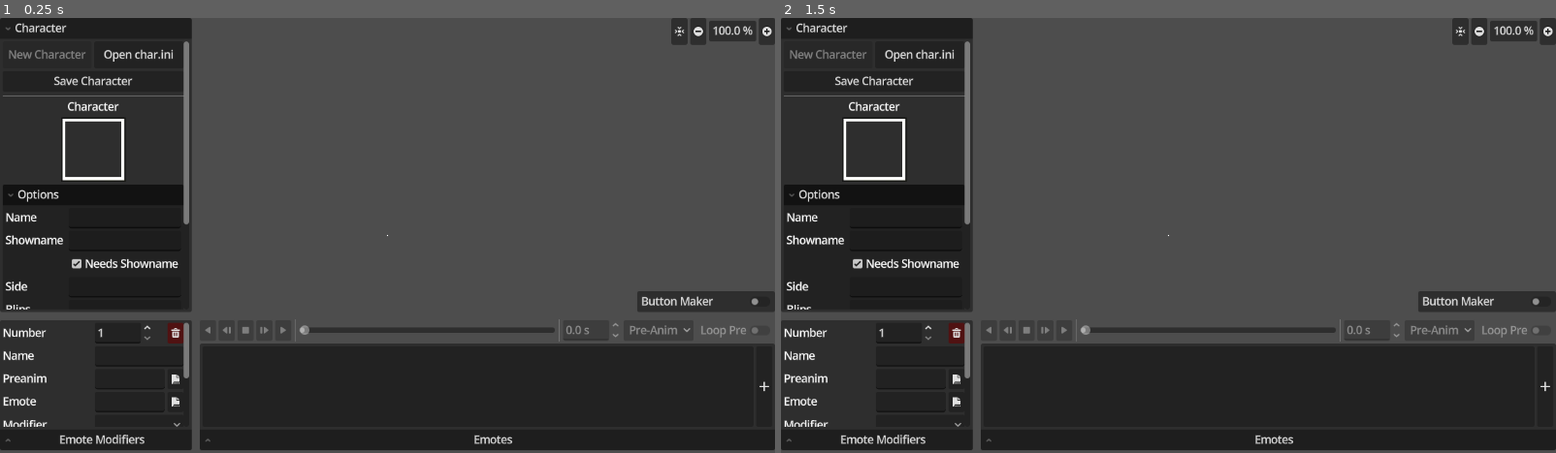
Above: before the commit, frames 1-2 (left to right).
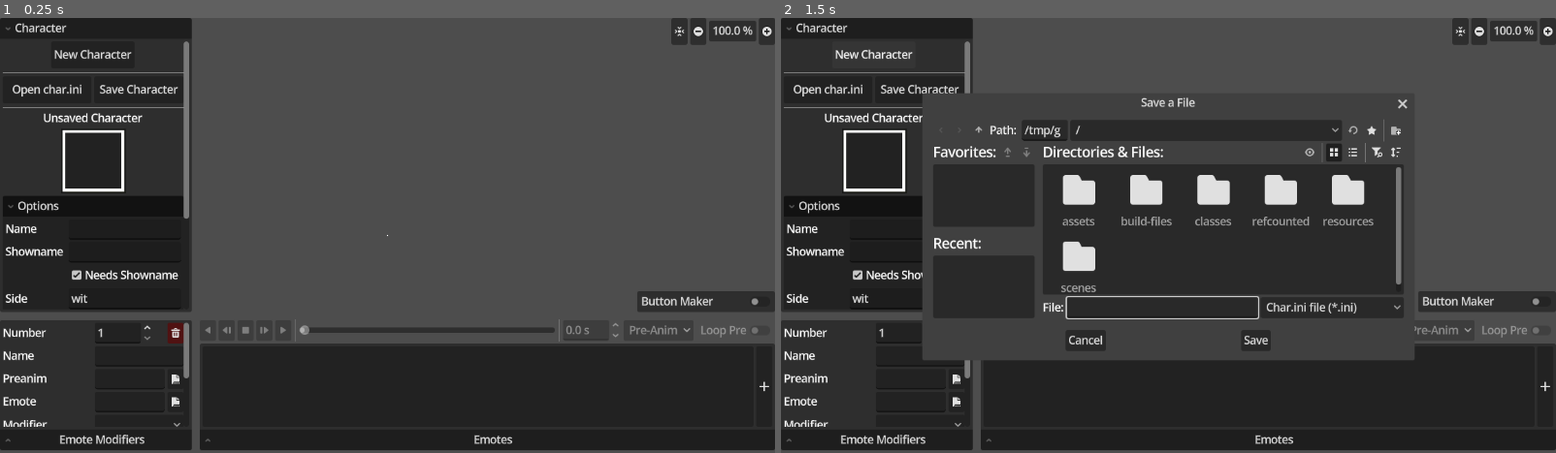
Above: after the commit, the same moments.

Repository: Crystalwarrior/KFO-CharMaker
Game: Godot game, scene res://scenes/main.tscn
Same seed, same stepped clock (60 frames per second), same inputs: the game is played once before the commit and once after it.
Inputs (mouse positions are in pixels of both pictures, inside the frame that each line leads up to):
- Up to frame 1 (0.25 s): no input
- Up to frame 2 (1.5 s): click "Save Character" at 0.5 s; click (874, 52) at 1.25 s, where only the run after the commit has a clickable "New Character"

The runs differ from the first frame. In frame 1, 2.4% of the frame differs, in the area x 0-25%, y 7-68%; in frame 2, 26%, in the area x 0-82%, y 7-79%.
Error before the commit: Invalid call. Nonexistent function 'get_folder' in base 'Nil'. (res://scenes/char_converter.gd:713)

Commit message:
make "New Character" button functional Rearrange the buttons slightly so it's harder to press "New Character" by accident Add PanelContainer behind the char icon

Diff:
--- a/scenes/char_converter.gd
+++ b/scenes/char_converter.gd
@@ -81,8 +81,10 @@
 
 @export var preview_height: float = 1.0
 
-const PANEL_FOCUS = preload("uid://dloxm1fufhvem")
-const PANEL_NO_FOCUS = preload("uid://cl656j0a88m6c")
+const PANEL_FOCUS: StyleBox = preload("uid://dloxm1fufhvem")
+const PANEL_NO_FOCUS: StyleBox = preload("uid://cl656j0a88m6c")
+
+const CHAR_ICON_BORDER: Texture = preload("uid://b5s50jkyeiod0")
 
 var position_offset_normal: Vector2 = Vector2(0.0, 0.0)
 
@@ -125,8 +127,6 @@
 enum EmoteState {PRE, IDLE, TALK, POST}
 var current_state: EmoteState = EmoteState.PRE
 
-var parsed_data: Dictionary[String, Dictionary]
-
 var is_image_pre: bool = false
 
 enum ButtonImageType {
@@ -146,6 +146,7 @@
 
 # Called when the node enters the scene tree for the first time.
 func _ready() -> void:
+	new_button.pressed.connect(_on_new_button_pressed)
 	open_ini_button.pressed.connect(_on_open_ini_button_pressed)
 	save_button.pressed.connect(_on_save_button_pressed)
 	file_dialog.file_selected.connect(_on_file_selected)
@@ -207,11 +208,19 @@
 	if not magick_real:
 		install_magick_dialog.popup_centered()
 
-
-func _notification(what):
-	if what == NOTIFICATION_WM_CLOSE_REQUEST:
-		var path = ProjectSettings.globalize_path("user://frame_cache/")
-		remove_contents_of(path)
+	_on_new_button_pressed()
+
+
+func _on_new_button_pressed() -> void:
+	# Create a new character
+	clear_world()
+	current_character = Character.new()
+	current_character.ini_path = ""
+	load_character({})
+	regenerate_buttons()
+	character_icon.texture = CHAR_ICON_BORDER
+	char_folder_label.text = "Unsaved Character"
+	char_folder_label.tooltip_text = "Make sure to Save this character!"
 
 
 func _on_open_ini_button_pressed() -> void:
@@ -240,31 +249,13 @@
 	current_character = Character.new()
 	current_character.ini_path = path
 	var file: FileAccess = FileAccess.open(path, FileAccess.READ)
-	parsed_data = BasicIni.parse(file.get_as_text())
-	# Load the data for the character!
-	current_character.load_data(parsed_data)
-	charname_edit.text = current_character.char_name
-	showname_edit.text = current_character.showname
-	showname_check.button_pressed = current_character.needs_showname
-	side_edit.text = current_character.side
-	blips_edit.text = current_character.blips
-	chat_edit.text = current_character.chat
-	effects_edit.text = current_character.effects
-	realization_edit.text = current_character.realization
-	category_edit.text = current_character.category
-	if current_character.scaling != "pixel":
-		scaling_option.select(0)
-	else:
-		scaling_option.select(1)
-	number_spin_box.set_block_signals(true)
-	number_spin_box.max_value = current_character.emotes.size()
-	number_spin_box.set_block_signals(false)
+	load_character(BasicIni.parse(file.get_as_text()))
+	animation_option_button.disabled = false
+	regenerate_buttons()
 	var char_folder: String = path.get_base_dir()
 	load_char_icon_from_filepath(char_folder + "/char_icon.png")
 	char_folder_label.text = char_folder.get_basename().get_file()
 	char_folder_label.tooltip_text = char_folder
-	regenerate_buttons()
-	animation_option_button.disabled = false
 
 
 func _on_char_name_changed(new_text: String) -> void:
@@ -521,6 +512,27 @@
 		_on_anim_state_selected(EmoteState.IDLE)
 
 
+func load_character(parsed_data: Dictionary[String, Dictionary]):
+	# Load the data for the character!
+	current_character.load_data(parsed_data)
+	charname_edit.text = current_character.char_name
+	showname_edit.text = current_character.showname
+	showname_check.button_pressed = current_character.needs_showname
+	side_edit.text = current_character.side
+	blips_edit.text = current_character.blips
+	chat_edit.text = current_character.chat
+	effects_edit.text = current_character.effects
+	realization_edit.text = current_character.realization
+	category_edit.text = current_character.category
+	if current_character.scaling != "pixel":
+		scaling_option.select(0)
+	else:
+		scaling_option.select(1)
+	number_spin_box.set_block_signals(true)
+	number_spin_box.max_value = current_character.emotes.size()
+	number_spin_box.set_block_signals(false)
+
+
 func load_image_file(image_path: String):
 	var local_path: String = image_path.trim_prefix(current_character.get_folder() + "/").get_basename()
 	var node_name: String = local_path.replace("/", "|")
@@ -693,16 +705,6 @@
 	_on_emote_selected(clampi(0, idx-1, current_character.emotes.size()))
 
 
-func remove_contents_of(directory: String) -> void:
-	for dir_name in DirAccess.get_directories_at(directory):
-		var dir_path: String = directory.path_join(dir_name)
-		remove_contents_of(directory.path_join(dir_name))
-		DirAccess.remove_absolute(dir_path)
-	var dir = DirAccess.open(directory)
-	for file in dir.get_files():
-		dir.remove(file)
-
-
 func load_char_icon_from_filepath(iconPath: String) -> void:
 	var image = Image.load_from_file(iconPath)
 	var image_texture = ImageTexture.create_from_image(image)
@@ -720,6 +722,10 @@
 	save_file.store_string(ini_string)
 	current_character.ini_path = path
 	var save_folder: String = path.get_base_dir()
+	save_buttons(save_folder)
+	load_char_icon_from_filepath(save_folder + "/char_icon.png")
+	char_folder_label.text = save_folder.get_basename().get_file()
+	char_folder_label.tooltip_text = save_folder
 	# SAVE BUTTONS
 	# TODO: move this somewhere more appropriate!!
 	var emotions_folder: String = save_folder + "/emotions/"
@@ -741,7 +747,6 @@
 			CONNECT_ONE_SHOT
 		)
 		return
-	save_buttons(save_folder)
 
 
 func _on_emotions_overwrite_confirmed(save_folder: String) -> void:
--- a/scenes/char_converter.tscn
+++ b/scenes/char_converter.tscn
@@ -184,16 +184,19 @@
 [node name="CharacterVBox" type="VBoxContainer" parent="HSplitContainer/LeftSplitContainer/CharacterFold/CharIniMenu/MenuList" unique_id=737692034]
 layout_mode = 2
 
+[node name="NewButton" type="Button" parent="HSplitContainer/LeftSplitContainer/CharacterFold/CharIniMenu/MenuList/CharacterVBox" unique_id=2107542197]
+unique_name_in_owner = true
+custom_minimum_size = Vector2(0, 40)
+layout_mode = 2
+size_flags_horizontal = 6
+text = "New Character"
+
+[node name="HSeparator2" type="HSeparator" parent="HSplitContainer/LeftSplitContainer/CharacterFold/CharIniMenu/MenuList/CharacterVBox" unique_id=1468223417]
+layout_mode = 2
+
 [node name="HBoxContainer" type="HBoxContainer" parent="HSplitContainer/LeftSplitContainer/CharacterFold/CharIniMenu/MenuList/CharacterVBox" unique_id=290307049]
 layout_mode = 2
 size_flags_vertical = 3
-
-[node name="NewButton" type="Button" parent="HSplitContainer/LeftSplitContainer/CharacterFold/CharIniMenu/MenuList/CharacterVBox/HBoxContainer" unique_id=2107542197]
-unique_name_in_owner = true
-layout_mode = 2
-size_flags_horizontal = 3
-disabled = true
-text = "New Character"
 
 [node name="OpenIniButton" type="Button" parent="HSplitContainer/LeftSplitContainer/CharacterFold/CharIniMenu/MenuList/CharacterVBox/HBoxContainer" unique_id=313060656]
 unique_name_in_owner = true
@@ -204,8 +207,9 @@
 text = "Open char.ini
 "
 
-[node name="SaveButton" type="Button" parent="HSplitContainer/LeftSplitContainer/CharacterFold/CharIniMenu/MenuList/CharacterVBox" unique_id=535886181]
-unique_name_in_owner = true
+[node name="SaveButton" type="Button" parent="HSplitContainer/LeftSplitContainer/CharacterFold/CharIniMenu/MenuList/CharacterVBox/HBoxContainer" unique_id=535886181]
+unique_name_in_owner = true
+custom_minimum_size = Vector2(0, 40)
 layout_mode = 2
 size_flags_horizontal = 3
 text = "Save Character"
@@ -217,7 +221,7 @@
 unique_name_in_owner = true
 layout_mode = 2
 mouse_filter = 1
-text = "Character"
+text = "Unsaved Character"
 horizontal_alignment = 1
 clip_text = true
 text_overrun_behavior = 1
@@ -226,7 +230,10 @@
 custom_minimum_size = Vector2(0, 96)
 layout_mode = 2
 
-[node name="CharIcon" type="TextureRect" parent="HSplitContainer/LeftSplitContainer/CharacterFold/CharIniMenu/MenuList/CharacterVBox/CharIconContainer" unique_id=1534636234]
+[node name="PanelContainer" type="PanelContainer" parent="HSplitContainer/LeftSplitContainer/CharacterFold/CharIniMenu/MenuList/CharacterVBox/CharIconContainer" unique_id=297886332]
+layout_mode = 2
+
+[node name="CharIcon" type="TextureRect" parent="HSplitContainer/LeftSplitContainer/CharacterFold/CharIniMenu/MenuList/CharacterVBox/CharIconContainer/PanelContainer" unique_id=1534636234]
 unique_name_in_owner = true
 layout_mode = 2
 texture = ExtResource("3_v5jts")
--- a/scenes/main.gd
+++ b/scenes/main.gd
@@ -15,3 +15,19 @@
 
 func _on_button_maker_toggled(toggled_on: bool) -> void:
 	button_cropper.visible = toggled_on
+
+
+func _notification(what):
+	if what == NOTIFICATION_WM_CLOSE_REQUEST:
+		var path = ProjectSettings.globalize_path("user://frame_cache/")
+		remove_contents_of(path)
+
+
+func remove_contents_of(directory: String) -> void:
+	for dir_name in DirAccess.get_directories_at(directory):
+		var dir_path: String = directory.path_join(dir_name)
+		remove_contents_of(directory.path_join(dir_name))
+		DirAccess.remove_absolute(dir_path)
+	var dir = DirAccess.open(directory)
+	for file in dir.get_files():
+		dir.remove(file)
